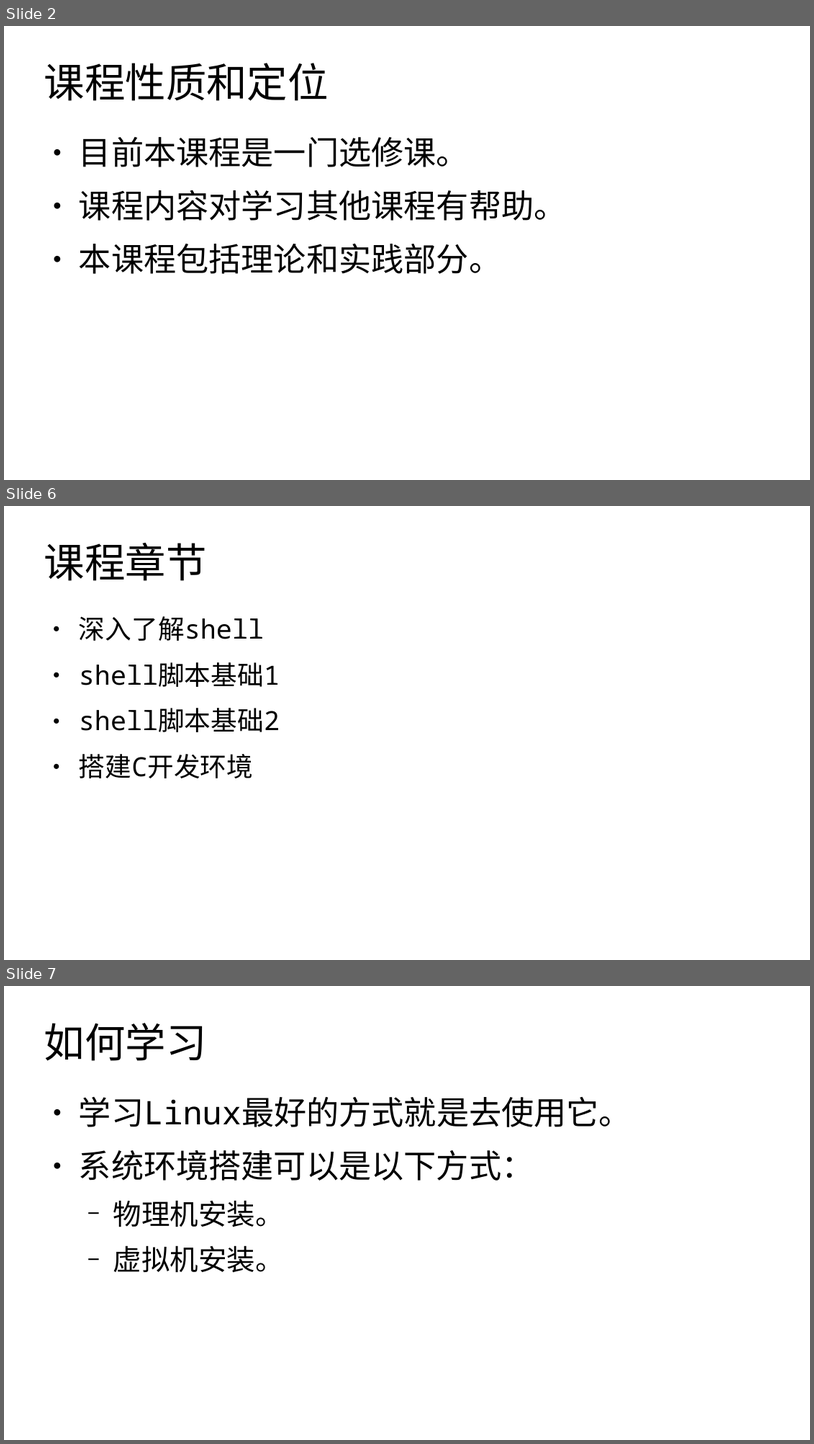
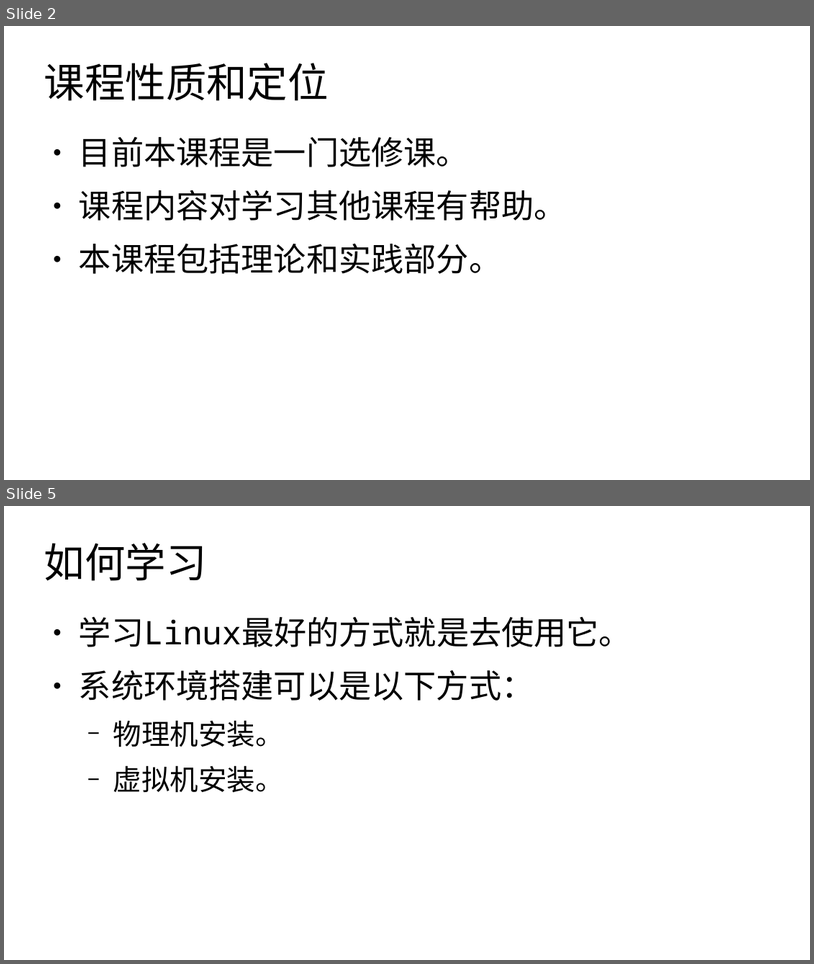
Before and after one commit to master-genius/linux-system, a slide deck: materials/slides/ch00-课程介绍.odp. Shown one above the other, each under a label of ours: slides 2, 6 and 7 before the commit, slides 2 and 5 after it; the slides between them are not shown. The pictures are 814x1444 and 814x964 pixels, drawn with LibreOffice and Linux fonts; fonts in the diff are those of the drawing. Boxes give left, top, right and bottom in pixels: in the first picture for what was removed or moved away, otherwise in the second. Text is boxed around its words. In the diff, an @@ line names an element or a change of style, - is before the commit and + after.

Commit message:
更新课程介绍

```diff
--- a/materials/slides/ch00-课程介绍.odp
+++ b/materials/slides/ch00-课程介绍.odp
@@ slide 6 removed at [4, 506, 810, 960], background #FFFFFF @@
@@ title removed at [44, 543, 207, 581] @@
-课程章节
@@ text removed at [79, 616, 280, 778] @@
-● 深入了解shell
-● shell脚本基础1
-● shell脚本基础2
-● 搭建C开发环境
@@ what was slide 7 is now slide 5 @@
```
Also in this commit, not shown: 2 slides changed, 1 other slide removed, 1 other file.
